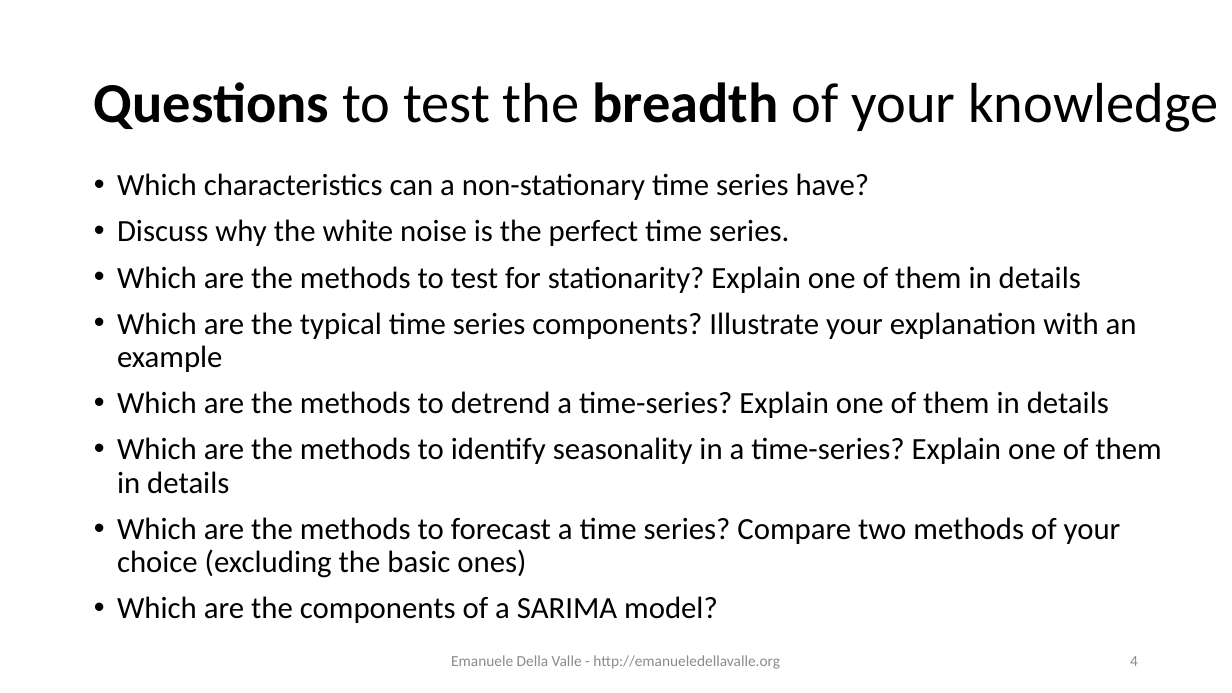
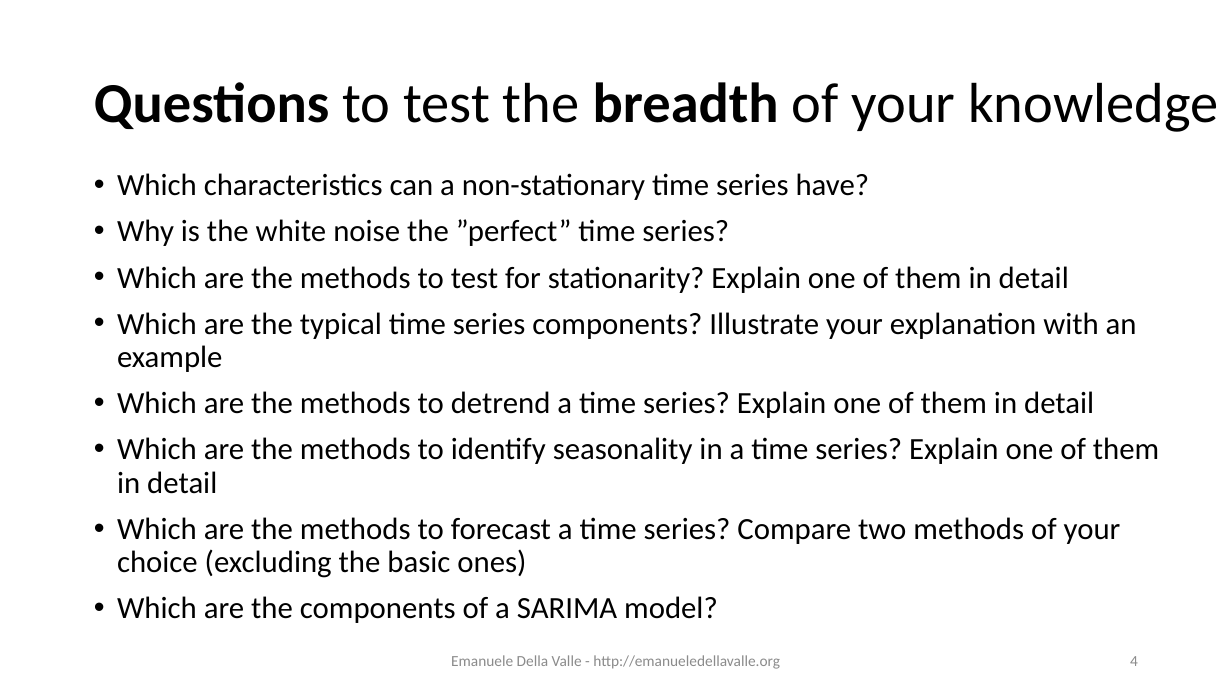
Before and after one commit to eugeniovaretti/streaming-data-analytics, a slide deck: slide 4 of lectures/11_SDS_exam-preview/11_Streaming-Data-Science_exam-preview.pptx. Drawn at 1232x693 pixels with LibreOffice and Linux fonts; fonts in the diff are those of the drawing. Boxes give left, top, right and bottom in pixels: in the first picture for what was removed or moved away, otherwise in the second. Text is boxed around its words. In the diff, an @@ line names an element or a change of style, - is before the commit and + after.

```diff
--- a/lectures/11_SDS_exam-preview/11_Streaming-Data-Science_exam-preview.pptx
+++ b/lectures/11_SDS_exam-preview/11_Streaming-Data-Science_exam-preview.pptx
@@ text at box(117, 219, 1069, 293): text changed @@
-• Discuss why the white noise is the perfect time series.
-• Which are the methods to test for stationarity? Explain one of them in details
+• Why is the white noise the ”perfect” time series?
+• Which are the methods to test for stationarity? Explain one of them in detail
@@ text at box(117, 391, 1159, 494): text changed @@
-• Which are the methods to detrend a time-series? Explain one of them in details
-• Which are the methods to identify seasonality in a time-series? Explain one of them in details
+• Which are the methods to detrend a time series? Explain one of them in detail
+• Which are the methods to identify seasonality in a time series? Explain one of them in detail
```
Also in this commit, not shown: 3 other slides changed.
